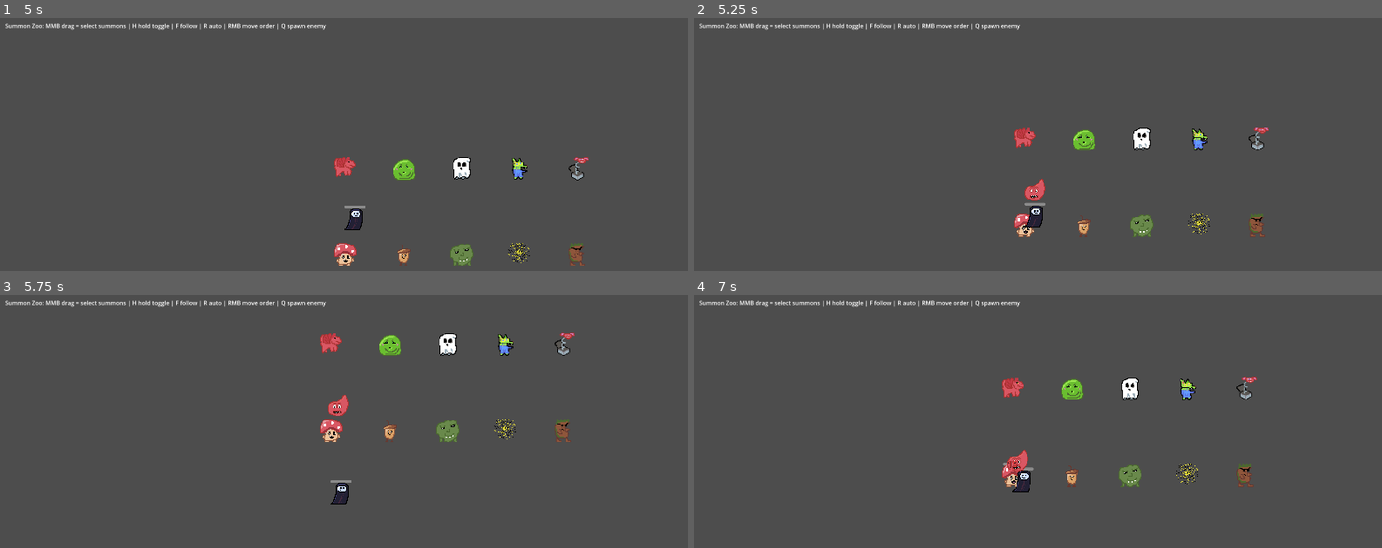
Above: before the commit, frames 1-4 (two rows, left to right).
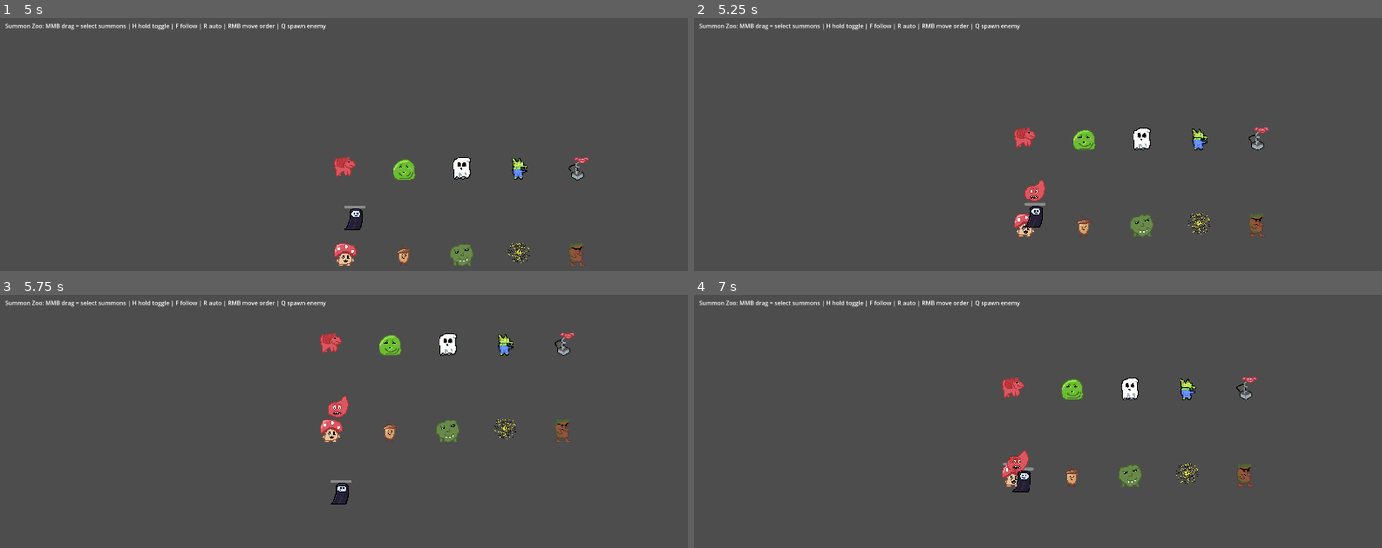
Above: after the commit, the same moments.

Repository: Uvecrep/Gamba
Game: Godot game, scene res://levels/summon_zoo.tscn
Same seed, same stepped clock (60 frames per second), same inputs: the game is played once before the commit and once after it. This scene is started directly instead of the project's main scene.
Inputs (mouse positions are in pixels of both pictures, inside the frame that each line leads up to):
- Up to frame 1 (5 s): tap Enter at 0.5 s; move the mouse to (495, 190) at 0.52 s; hold D (right) 0.53-1.25 s; tap E (interact) at 0.6 s; click (495, 190) at 0.67 s; drag from (206, 227) to (outside the picture) at 1.27 s; move the mouse to (412, 121) at 2.02 s; hold D (right) 2.03-2.75 s; tap Mouse wheel up (scroll_up) at 2.1 s; drag from (outside the picture) to (137, 149) at 2.77 s; tap Space at 3.5 s; move the mouse to (557, 268) at 3.52 s; hold A (left) 3.53-4.25 s; tap F (summon_command_follow) at 3.6 s; drag from (137, 149) to (240, 111) at 4.27 s
- Up to frame 2 (5.25 s): move the mouse to (1072, 207) at 5.02 s; hold S (down) from 5.03 s (still down); hold Q (use_lootbox) from 5.03 s (still down); click (1072, 207) at 5.17 s
- Up to frame 3 (5.75 s): keep holding S (down); keep holding Q (use_lootbox)
- Up to frame 4 (7 s): release S (down) at 5.75 s; release Q (use_lootbox) at 5.75 s; drag from (934, 388) to (1038, 497) at 5.77 s; move the mouse to (1189, 467) at 6.52 s; hold W (up) from 6.53 s (still down); tap Mouse wheel down (scroll_down) at 6.6 s

Frame 1 is identical in both runs. In frame 2, less than 0.1% of the frame differs, in the area x 48-51%, y 63-73%; in frame 3, less than 0.1%, in the area x 47-51%, y 39-49%; in frame 4, less than 0.1%.

Commit message:
Can throw lootboxes, saplings, and pickups

Diff:
--- a/entities/pickups/pickup.gd
+++ b/entities/pickups/pickup.gd
@@ -1,13 +1,6 @@
 extends RigidBody2D
 class_name Pickup
 
-var start_pos: Vector2
-var target_pos: Vector2
-var duration: float = 0.6
-var max_height: float = 80.0
-
-var time := 0.0
-var is_being_thrown := false
 
 @export var item_id : StringName
 
@@ -25,8 +18,6 @@
 	_refresh_visuals()
 
 func _physics_process(_delta: float) -> void:
-	if is_being_thrown: return
-
 	apply_force(-linear_velocity * .2) # Apply drag
 
 	if floating_towards != null:
@@ -40,31 +31,3 @@
 	var item_data : ItemData = ItemGlobals.items[item_id]
 
 	texture_rect.texture = item_data.texture
-
-func throw(from: Vector2, to: Vector2, arc_height: float = 80.0, travel_time: float = 0.6):
-	start_pos = from
-	target_pos = to
-	max_height = arc_height
-	duration = travel_time
-	time = 0.0
-	is_being_thrown = true
-
-func _process(delta):
-	if not is_being_thrown:return
-
-	time += delta
-	var t = clamp(time / duration, 0.0, 1.0)
-
-	var ground_pos = start_pos.lerp(target_pos, t)
-
-	var height = 4.0 * max_height * t * (1.0 - t)
-
-	position = ground_pos - Vector2(0, height)
-
-	if t >= 1.0:
-		is_being_thrown = false
-		on_landed()
-
-func on_landed():
-	sleeping = false
-	print("Landed!")
--- a/entities/player/components/player_pickup_magnet_component.gd
+++ b/entities/player/components/player_pickup_magnet_component.gd
@@ -9,8 +9,6 @@
 	if pickups_following_me.has(pickup): return
 	if not player.player_inventory.would_item_fit(pickup.item_id): return
 
-	if pickup.is_being_thrown: return
-
 	pickup.floating_towards = player
 	pickups_following_me.append(pickup)
 
@@ -19,7 +17,6 @@
 	if pickup == null: return
 	if pickup is not Pickup: return
 	if not is_instance_valid(pickup): return
-	if pickup.is_being_thrown: return
 
 	if player.player_inventory.add_items(pickup.item_id, 1):
 		pickup.floating_towards = null
--- a/entities/player/player.gd
+++ b/entities/player/player.gd
@@ -51,6 +51,7 @@
 @export var pickup_packed_scene: PackedScene
 @export var thrown_lootbox_packed_scene: PackedScene
 @export var thrown_sapling_packed_scene: PackedScene
+@export var thrown_pickup_packed_scene: PackedScene
 @export var toss_reticle: Node2D
 @export var toss_line: Line2D
 var _is_tossing = false
@@ -289,17 +290,17 @@
 		var thrown_sapling : ThrownSapling = thrown_sapling_packed_scene.instantiate()
 		thrown_object = thrown_sapling as ThrownObject
 	else:
-		print("Throw pickup?")
+		# Maybe it's a pickup?
+		var thrown_pickup : ThrownPickup = thrown_pickup_packed_scene.instantiate()
+		thrown_pickup.pickup_item_id = held_item_id
+		thrown_object = thrown_pickup
 
 	if not thrown_object: return
 
 	get_parent().add_child(thrown_object)
 	thrown_object.global_position = get_global_mouse_position()
-	#dropped_pickup.set_data(held_item_id)# If we're dropping, place the item down. Need to have support for more actions
 	thrown_object.target_pos = get_global_mouse_position()
 	thrown_object.start_pos = global_position
-	thrown_object.is_being_thrown = true
-
 
 
 	toss_reticle.visible = false
--- a/entities/player/player.tscn
+++ b/entities/player/player.tscn
@@ -6,6 +6,7 @@
 [ext_resource type="PackedScene" uid="uid://bb23mmd3w1v3e" path="res://entities/thrown_object/thrown_lootbox.tscn" id="3_fkugw"]
 [ext_resource type="Texture2D" uid="uid://dh1jj6uvf68bk" path="res://icon.png" id="3_sglur"]
 [ext_resource type="PackedScene" uid="uid://cbyrfoweidpqm" path="res://entities/thrown_object/thrown_sapling.tscn" id="4_8fjmc"]
+[ext_resource type="PackedScene" uid="uid://gspk8i0demvv" path="res://entities/thrown_object/thrown_pickup.tscn" id="5_qiwj3"]
 
 [sub_resource type="RectangleShape2D" id="RectangleShape2D_wdj6m"]
 size = Vector2(50, 60)
@@ -17,6 +18,7 @@
 pickup_packed_scene = ExtResource("2_fkugw")
 thrown_lootbox_packed_scene = ExtResource("3_fkugw")
 thrown_sapling_packed_scene = ExtResource("4_8fjmc")
+thrown_pickup_packed_scene = ExtResource("5_qiwj3")
 toss_reticle = NodePath("TossReticle")
 toss_line = NodePath("TossLine")
 
--- a/entities/thrown_object/thrown_object.gd
+++ b/entities/thrown_object/thrown_object.gd
@@ -7,24 +7,13 @@
 var max_height: float = 80.0
 
 var time := 0.0
-var is_being_thrown := false
+
 
 # Meant to be overridden with whatever should happen when the object hits the ground
 func on_landed():
 	print("Landed!")
-	queue_free()
-
-func throw(from: Vector2, to: Vector2, arc_height: float = 80.0, travel_time: float = 0.6):
-	start_pos = from
-	target_pos = to
-	max_height = arc_height
-	duration = travel_time
-	time = 0.0
-	is_being_thrown = true
 
 func _process(delta):
-	if not is_being_thrown:return
-
 	time += delta
 	var t = clamp(time / duration, 0.0, 1.0)
 
@@ -35,5 +24,5 @@
 	position = ground_pos - Vector2(0, height)
 
 	if t >= 1.0:
-		is_being_thrown = false
 		on_landed()
+		queue_free()
--- /dev/null
+++ b/entities/thrown_object/thrown_pickup.gd
@@ -0,0 +1,14 @@
+extends ThrownObject
+class_name ThrownPickup
+
+@export var pickup_packed_scene : PackedScene
+
+var pickup_item_id : StringName
+
+# Meant to be overridden with whatever should happen when the object hits the ground
+func on_landed():
+	var new_pickup: Pickup = pickup_packed_scene.instantiate()
+	get_parent().add_child(new_pickup)
+	new_pickup.global_position = global_position
+	new_pickup.set_data(pickup_item_id)
+	queue_free()
--- /dev/null
+++ b/entities/thrown_object/thrown_pickup.tscn
@@ -0,0 +1,42 @@
+[gd_scene format=3 uid="uid://gspk8i0demvv"]
+
+[ext_resource type="Script" uid="uid://bosxhkb7rn32n" path="res://entities/thrown_object/thrown_pickup.gd" id="1_6lngu"]
+[ext_resource type="PackedScene" uid="uid://jyurkxlawu41" path="res://entities/pickups/pickup.tscn" id="2_erwvq"]
+[ext_resource type="Texture2D" uid="uid://dh1jj6uvf68bk" path="res://icon.png" id="3_6lngu"]
+
+[sub_resource type="LabelSettings" id="LabelSettings_are6o"]
+font_size = 4
+font_color = Color(0, 0, 0, 1)
+
+[sub_resource type="CircleShape2D" id="CircleShape2D_86vk5"]
+radius = 15.95
+
+[node name="ThrownPickup" type="Node2D" unique_id=2138357677]
+script = ExtResource("1_6lngu")
+pickup_packed_scene = ExtResource("2_erwvq")
+
+[node name="TextureRect" type="TextureRect" parent="." unique_id=948559319]
+offset_left = -17.5
+offset_top = -17.5
+offset_right = 17.5
+offset_bottom = 17.5
+texture = ExtResource("3_6lngu")
+expand_mode = 1
+
+[node name="Label" type="Label" parent="." unique_id=653073620]
+visible = false
+offset_left = -10.0
+offset_top = -10.0
+offset_right = 10.0
+offset_bottom = 10.0
+text = "base
+pickup"
+label_settings = SubResource("LabelSettings_are6o")
+horizontal_alignment = 1
+
+[node name="Area2D" type="Area2D" parent="." unique_id=8093267]
+collision_layer = 16
+collision_mask = 2
+
+[node name="CollisionShape2D" type="CollisionShape2D" parent="Area2D" unique_id=1158476554]
+shape = SubResource("CircleShape2D_86vk5")
Not shown, added: entities/thrown_object/thrown_pickup.gd.uid
